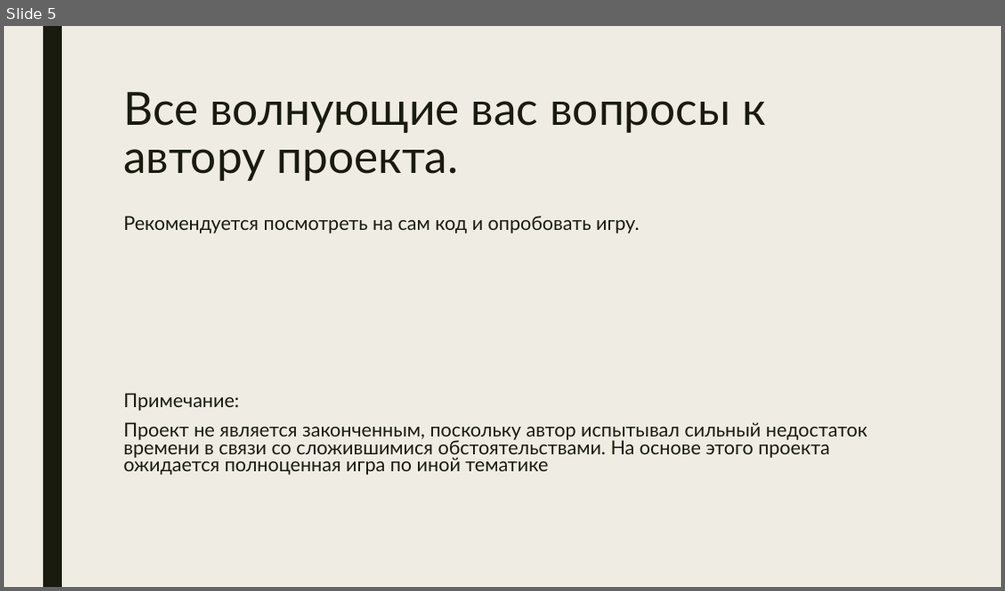
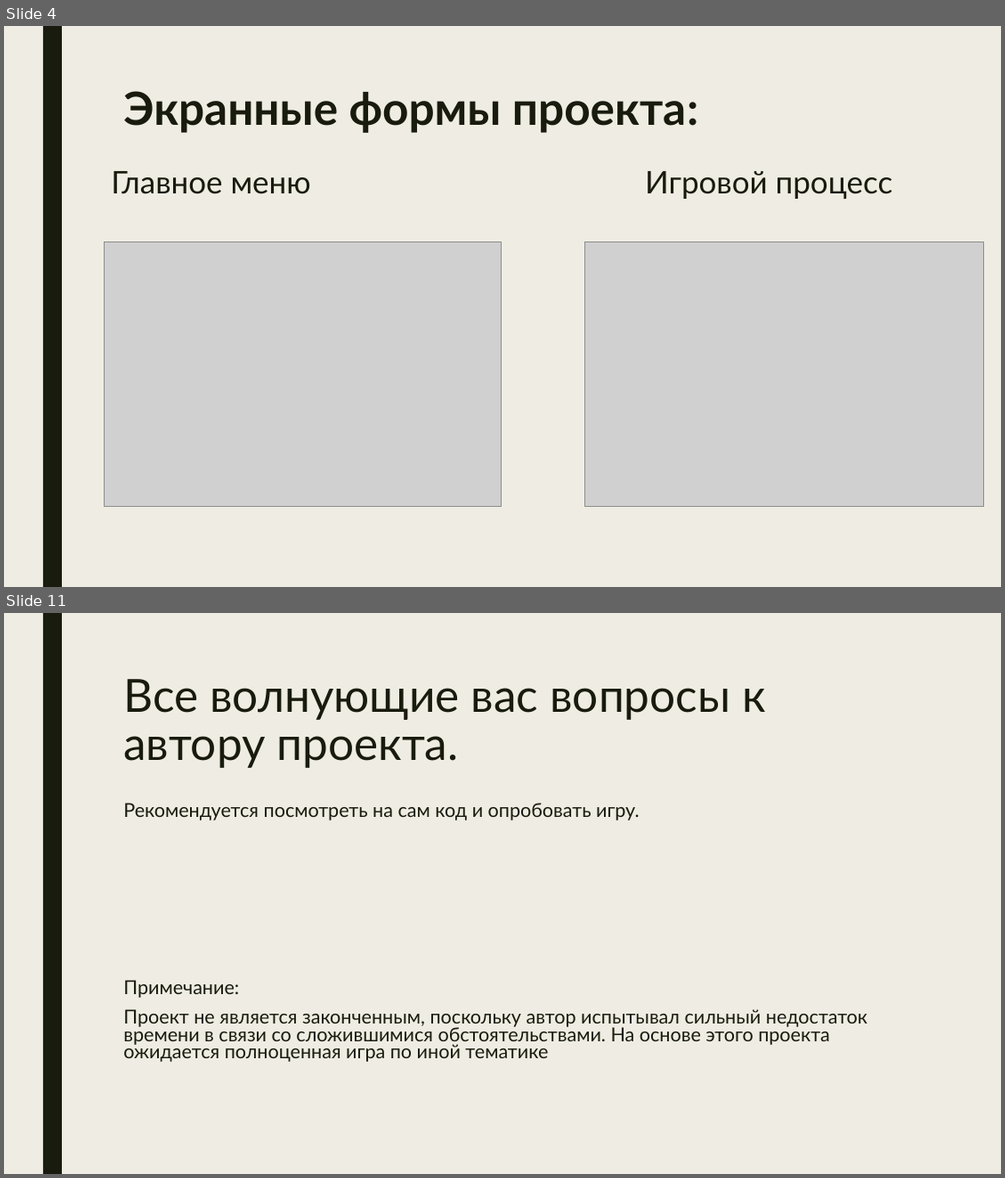
Before and after one commit to What-is-love-bdnhm/game_project, a slide deck: docs/project.pptx. Shown one above the other, each under a label of ours: slide 5 before the commit, slides 4 and 11 after it; the slides between them are not shown. The pictures are 1005x591 and 1005x1178 pixels, drawn with LibreOffice and Linux fonts; fonts in the diff are those of the drawing; grey boxes stand for pictures. Boxes give left, top, right and bottom in pixels: in the first picture for what was removed or moved away, otherwise in the second. Text is boxed around its words. In the diff, an @@ line names an element or a change of style, - is before the commit and + after.

```diff
--- a/docs/project.pptx
+++ b/docs/project.pptx
@@ slide 4 added at box(4, 26, 1001, 587), background #EFEDE3; not listed: 1 template element that a slide beside it also shows @@
@@ title added at box(123, 91, 698, 133), 44 pt, text #191B0E, bold @@
+Экранные формы проекта:
@@ text added at box(111, 171, 311, 194), 30 pt, text #191B0E @@
+Главное меню
@@ text added at box(645, 171, 892, 199), 30 pt, text #191B0E @@
+Игровой процесс
@@ picture added at box(104, 242, 502, 506) @@
@@ picture added at box(585, 242, 984, 506) @@
@@ what was slide 5 is now slide 11 @@
```
Also in this commit, not shown: 4 slides changed, 5 other slides added, 59 other files.
